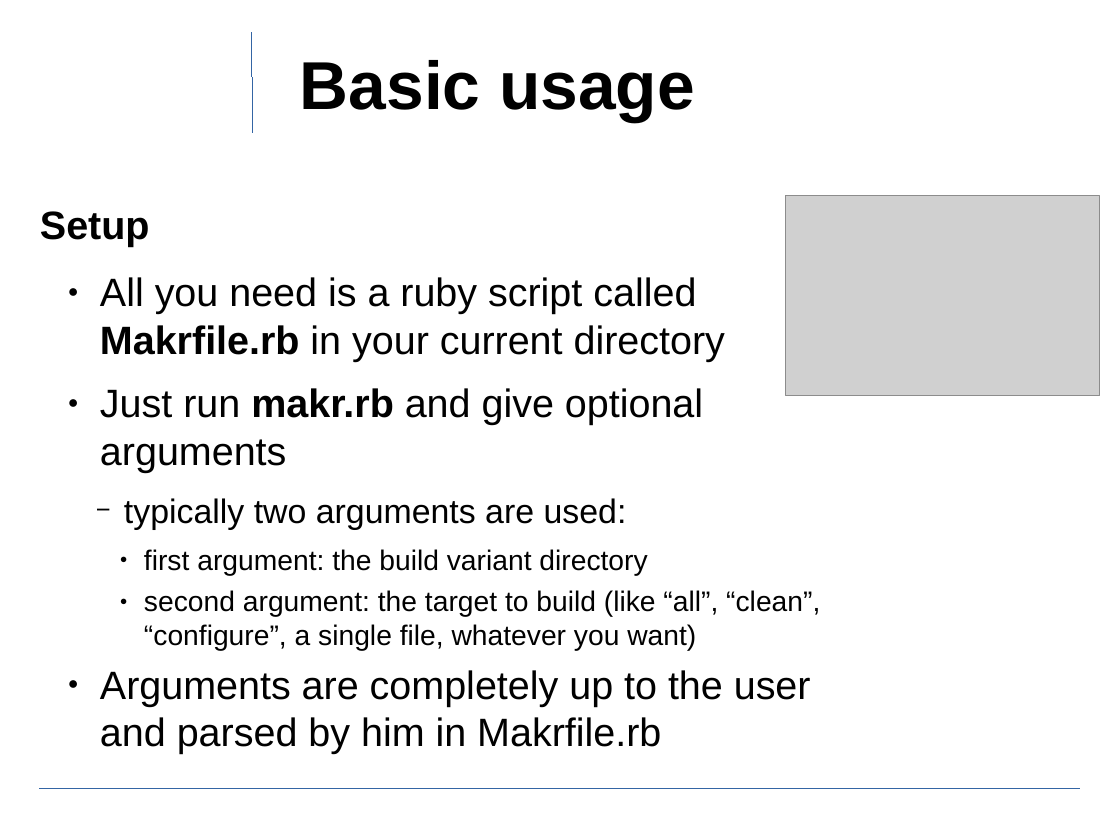
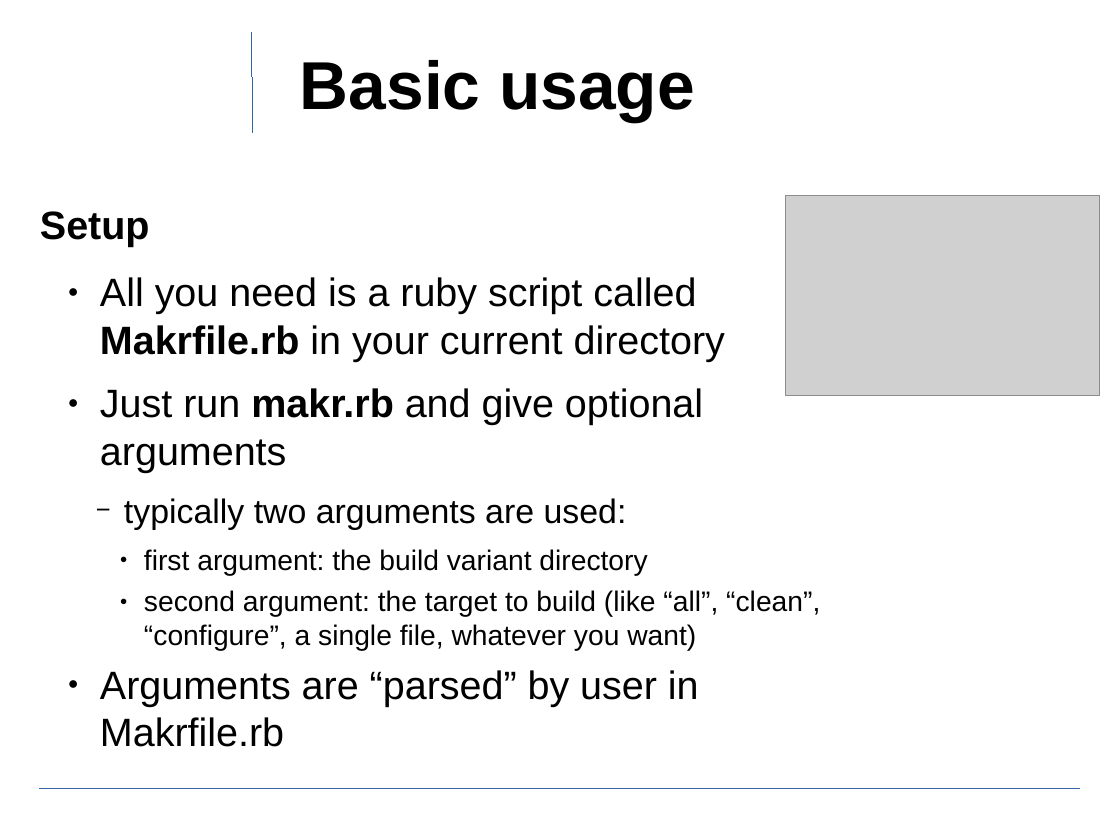
Before and after one commit to ewuenf/Makr, a slide deck: slide 7 of doc/concepts/Makr_Concepts.01.odp (slide 6 before the commit). Drawn at 1120x840 pixels with LibreOffice and Linux fonts; fonts in the diff are those of the drawing; grey boxes stand for pictures; background and template pictures are left out. Boxes give left, top, right and bottom in pixels: in the first picture for what was removed or moved away, otherwise in the second. Text is boxed around its words. In the diff, an @@ line names an element or a change of style, - is before the commit and + after.

```diff
--- a/doc/concepts/Makr_Concepts.01.odp
+++ b/doc/concepts/Makr_Concepts.01.odp
@@ text at [100,670,699,747]: text changed @@
-  ● Arguments are completely up to the user and parsed by him in Makrfile.rb
+  ● Arguments are “parsed” by user in Makrfile.rb
```
Also in this commit, not shown: 4 other slides changed, 2 slides added, 1 other file.
